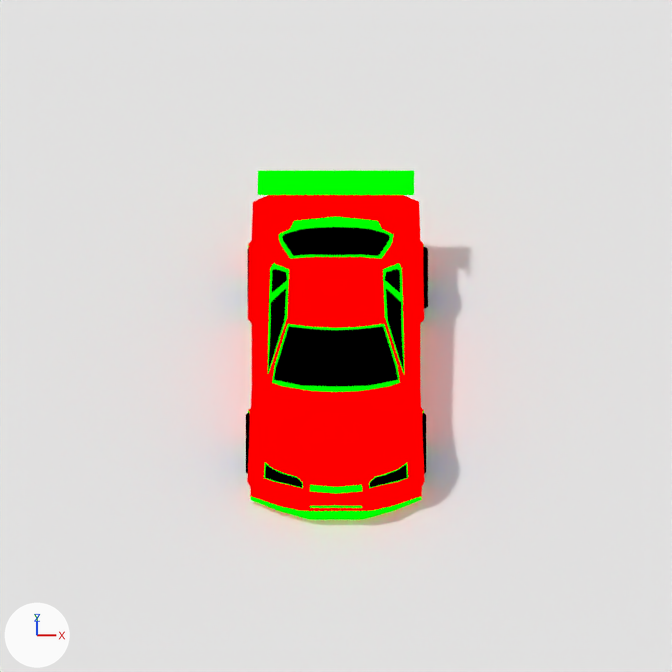
Renders of the Blender file assets/cars/GTR34/P3D asset rendering template V4.blend from each side of a commit.
One viewpoint serves both versions: the file's camera 'Camera.002'. Every picture has the same lights, and +X, +Y and +Z are marked at lower left. The older version comes first.
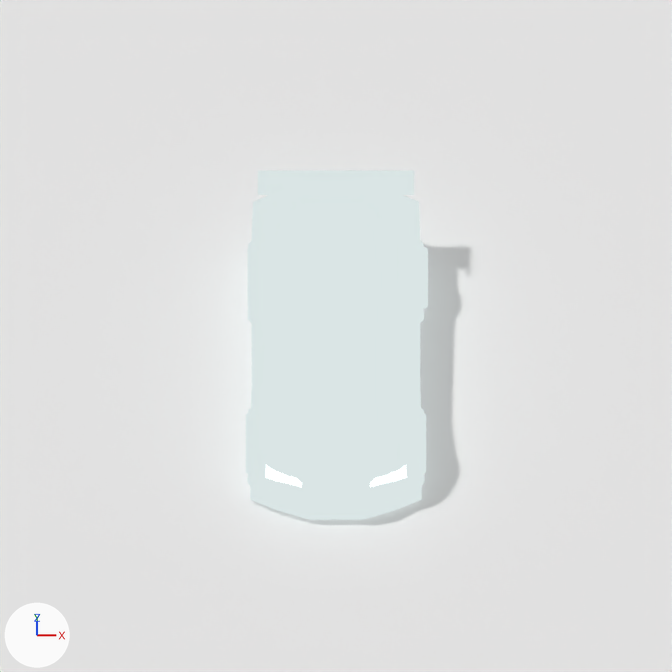
What differs and where, as boxes (x1, y1, x2, y2) in the pictures (672 x 672 px):
'Cube', surface changed
    both: (247, 195, 425, 520)
'Plane', surface changed
    both: (258, 171, 414, 195)
'Cube.002', surface changed
    both: (248, 247, 428, 308)

What changed in the scene script:
```text
Change ng_toon_shader:
    where n13 = _N.new('ShaderNodeMath'); n13.name = 'Math.001'
    n13.inputs[1].default_value: 0.0 -> 1.0  # 'Value'
    where n19 = _N.new('ShaderNodeMix'); n19.name = 'Mix.001'
    n19.inputs[0].default_value: 1.0 -> 0.0  # 'Factor'
    where n25 = _N.new('ShaderNodeMixShader'); n25.name = 'Mix Shader'
    n25.inputs[0].default_value: 1.0 -> 0.0  # 'Factor'
```
